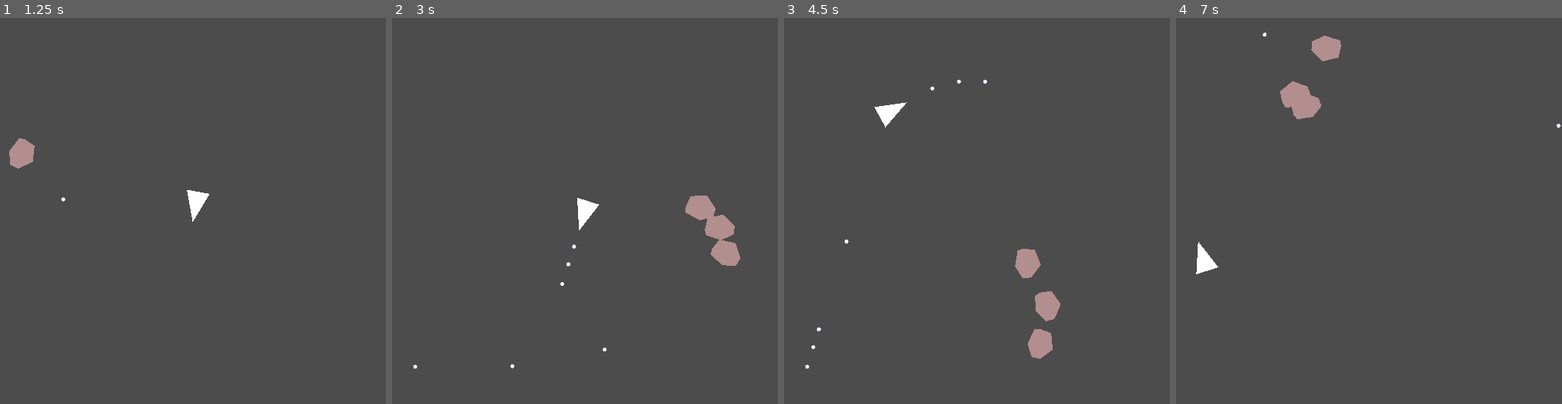
Above: before the commit, frames 1-4 (left to right).
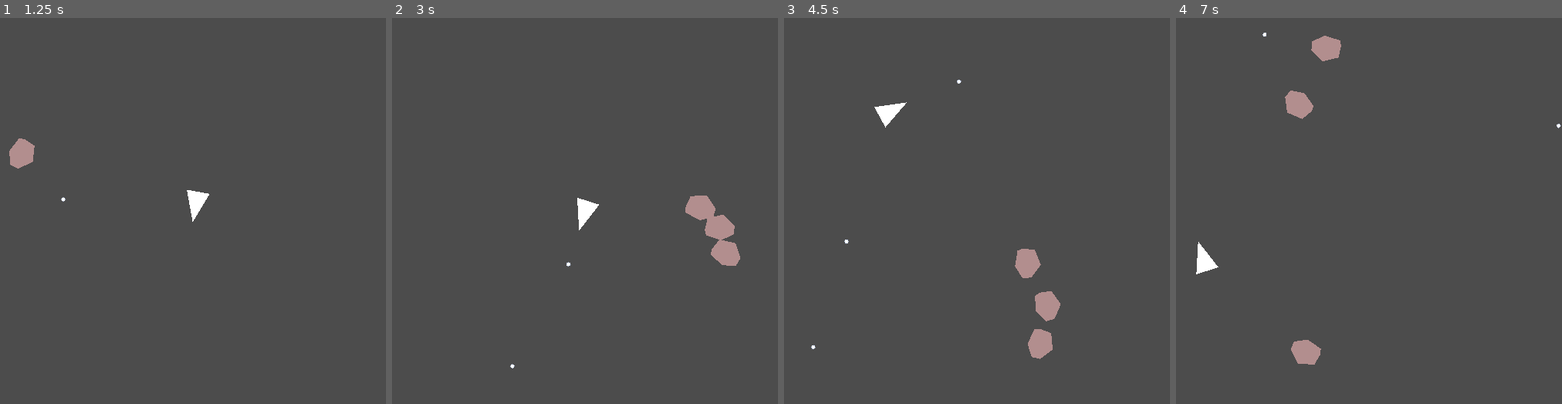
Above: after the commit, the same moments.

Repository: leddkire/godot-asteroids
Game: Godot game, scene res://Main.tscn
Two runs of this game, one before a commit and one after it. Both use one fixed random seed, a clock stepped at 60 frames per second and the inputs below.
Inputs (mouse positions are in pixels of both pictures, inside the frame that each line leads up to):
- Up to frame 1 (1.25 s): move the mouse to (277, 191) at 0.52 s; hold Right (move_right) from 0.53 s (still down); hold Space (shoot_projectile) from 0.53 s (still down); click (277, 191) at 0.67 s
- Up to frame 2 (3 s): move the mouse to (507, 230) at 1.27 s; release Right (move_right) at 1.28 s; release Space (shoot_projectile) at 1.28 s; hold Left (move_left) 1.28-2.03 s; tap Space (shoot_projectile) at 1.35, 2.85 s; move the mouse to (623, 126) at 2.02 s; hold Right (move_right) 2.03-2.78 s; hold Space (shoot_projectile) 2.03-2.78 s; move the mouse to (565, 288) at 2.77 s; hold Up (move_up) from 2.78 s (still down); click (565, 288) at 2.92 s
- Up to frame 3 (4.5 s): move the mouse to (1092, 268) at 3.52 s; release Up (move_up) at 3.53 s; hold Space (shoot_projectile) 3.53-4.28 s; hold Left (move_left) from 3.53 s (still down); move the mouse to (861, 153) at 4.27 s; tap Space (shoot_projectile) at 4.35 s
- Up to frame 4 (7 s): move the mouse to (1388, 211) at 5.02 s; hold Space (shoot_projectile) 5.03-5.78 s; click (1388, 211) at 5.17 s; move the mouse to (1311, 114) at 5.77 s; release Left (move_left) at 5.78 s; hold Right (move_right) 5.78-6.53 s; tap Space (shoot_projectile) at 5.85 s; move the mouse to (1453, 191) at 6.52 s; hold Up (move_up) from 6.53 s (still down); hold Space (shoot_projectile) from 6.53 s (still down)

Frame 1 is identical in both runs. In frame 2, less than 0.1% of the frame differs, in the area x 5-56%, y 58-91%; in frame 3, less than 0.1%; in frame 4, 0.7%, in the area x 27-38%, y 16-90%.

Commit message:
Limit the amount of bullets that a ship can shoot

Diff:
--- a/ship/ship.gd
+++ b/ship/ship.gd
@@ -16,7 +16,7 @@
 
 
 func _input(input_event : InputEvent):
-    if input_event.is_action("shoot_projectile"):
+    if input_event.is_action_pressed("shoot_projectile"):
         var pellet_shooting_angle = Vector2(1,1).rotated(self.rotation).angle()
         var pellet = spawn_pellet_projectile(get_projectile_spawn_position(), pellet_shooting_angle)
         self.get_parent().add_child(pellet)
